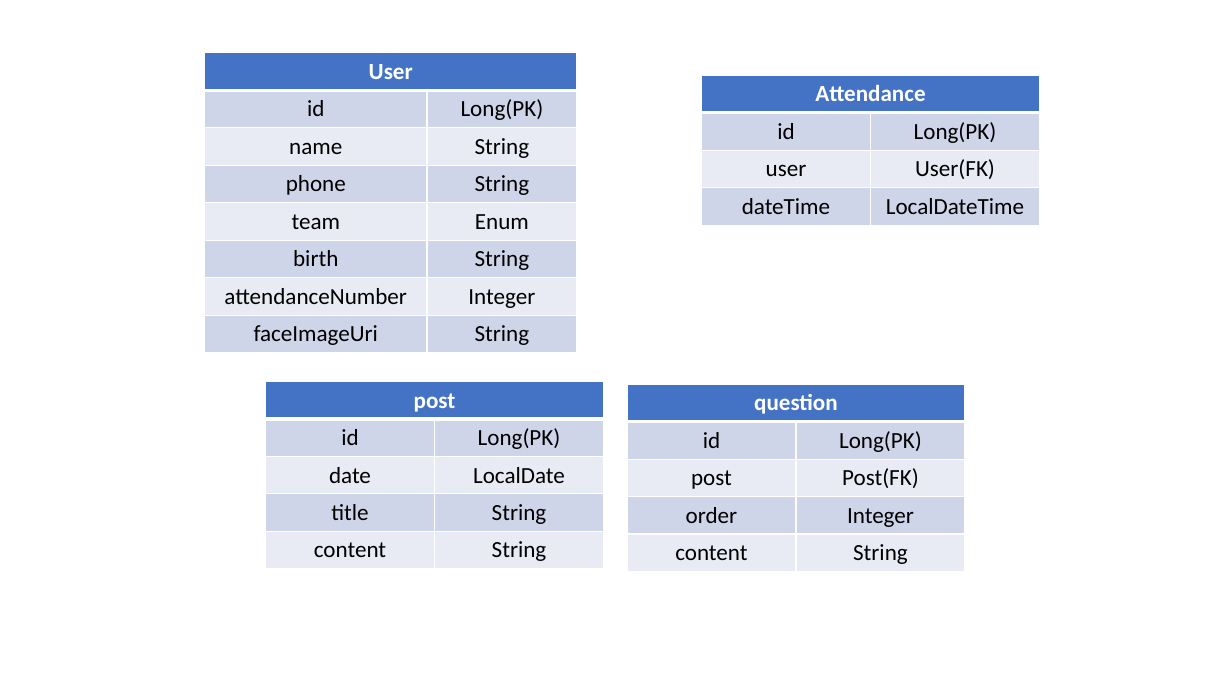
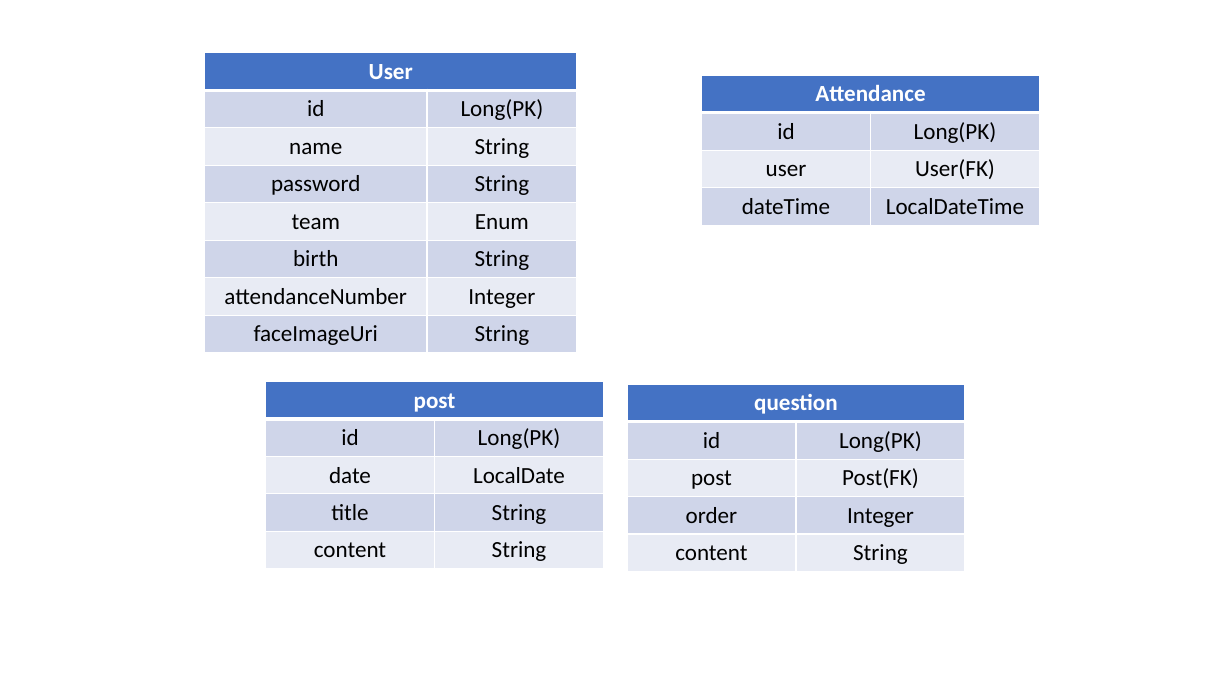
Before and after one commit to onlineAttendance/server, a slide deck: slide 1 of db.pptx. Drawn at 1232x693 pixels with LibreOffice and Linux fonts; fonts in the diff are those of the drawing. Boxes give left, top, right and bottom in pixels: in the first picture for what was removed or moved away, otherwise in the second. Text is boxed around its words. In the diff, an @@ line names an element or a change of style, - is before the commit and + after.

```diff
--- a/db.pptx
+++ b/db.pptx
@@ table at (x1=205, y1=53, x2=578, y2=349) @@
-row 4, column 1: phone
+row 4, column 1: password
```
Also in this commit, not shown: 2 other files.
